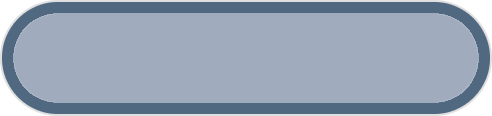
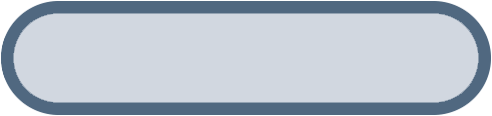
Layer changes from the first 492x116 image to the second:
painted on "ButtonOutline" over bbox(0, 0, 492, 116)
